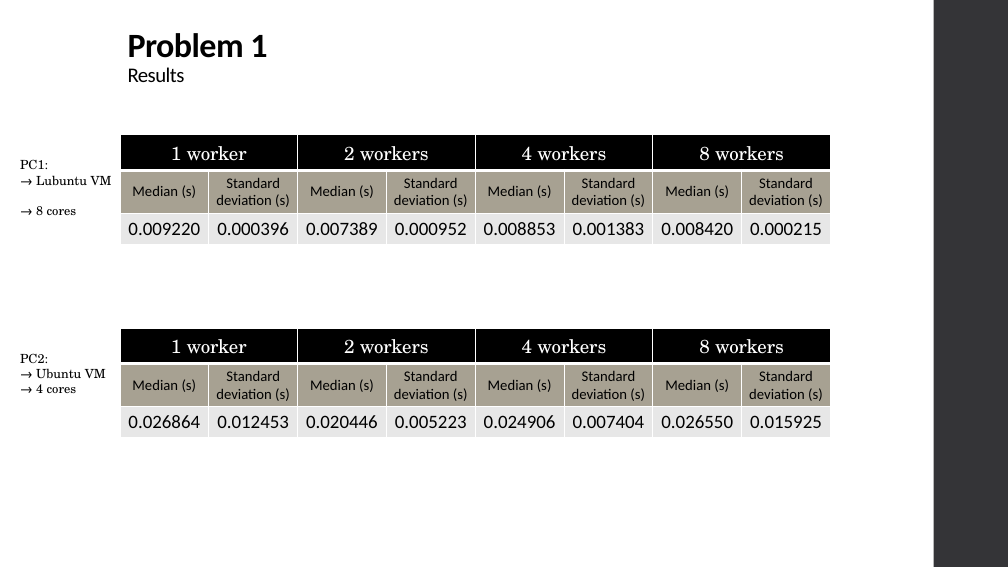
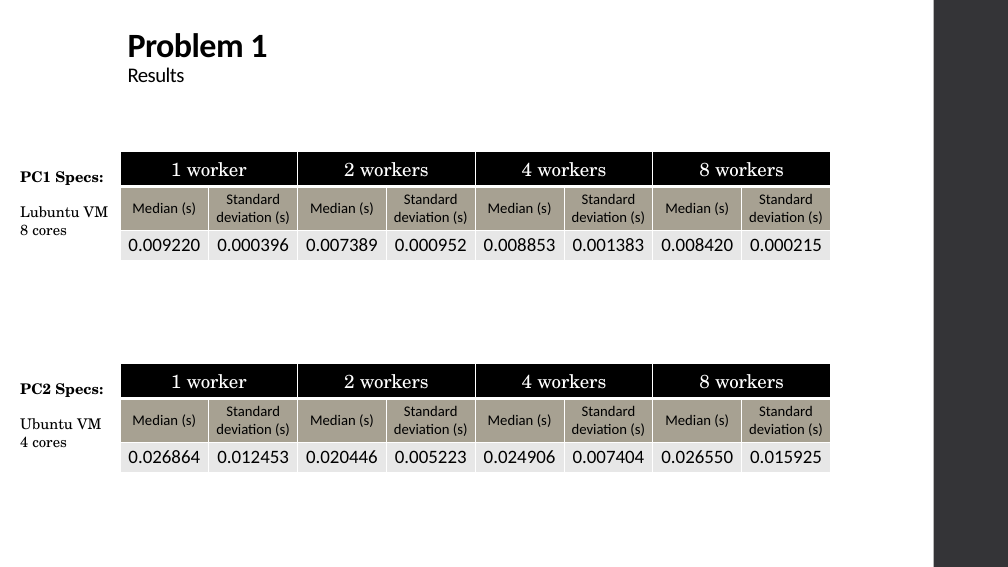
Before and after one commit to xL1fer/CLE_2022_2023, a slide deck: slide 3 of CLE1_T3G5/present.pptx. Drawn at 1008x567 pixels with LibreOffice and Linux fonts; fonts in the diff are those of the drawing. Boxes give left, top, right and bottom in pixels: in the first picture for what was removed or moved away, otherwise in the second. Text is boxed around its words. In the diff, an @@ line names an element or a change of style, - is before the commit and + after.

Commit message:
small presentation updates

```diff
--- a/CLE1_T3G5/present.pptx
+++ b/CLE1_T3G5/present.pptx
@@ text at bbox=[20, 171, 109, 236]: text changed; size 12 to 14 pt @@
-PC1:
-→ Lubuntu VM
-→ 8 cores
+PC1 Specs:
+Lubuntu VM
+8 cores
@@ table: place and size @@
-table at bbox=[120, 135, 828, 239]
+table at bbox=[120, 151, 828, 256]
@@ text at bbox=[20, 383, 103, 448]: text changed; size 12 to 14 pt @@
-PC2:
-→ Ubuntu VM → 4 cores
+PC2 Specs:
+Ubuntu VM 4 cores
@@ table: place and size @@
-table at bbox=[120, 328, 828, 433]
+table at bbox=[120, 364, 828, 468]
```
Also in this commit, not shown: 3 other slides changed.
